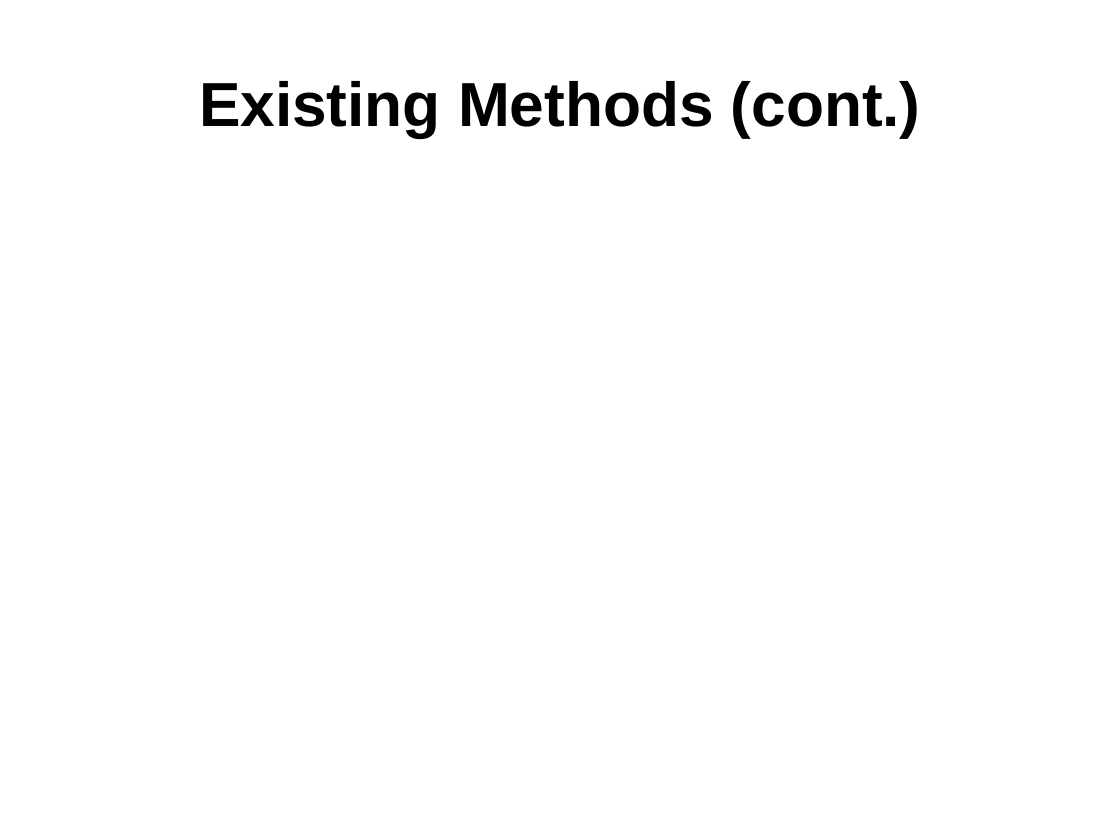
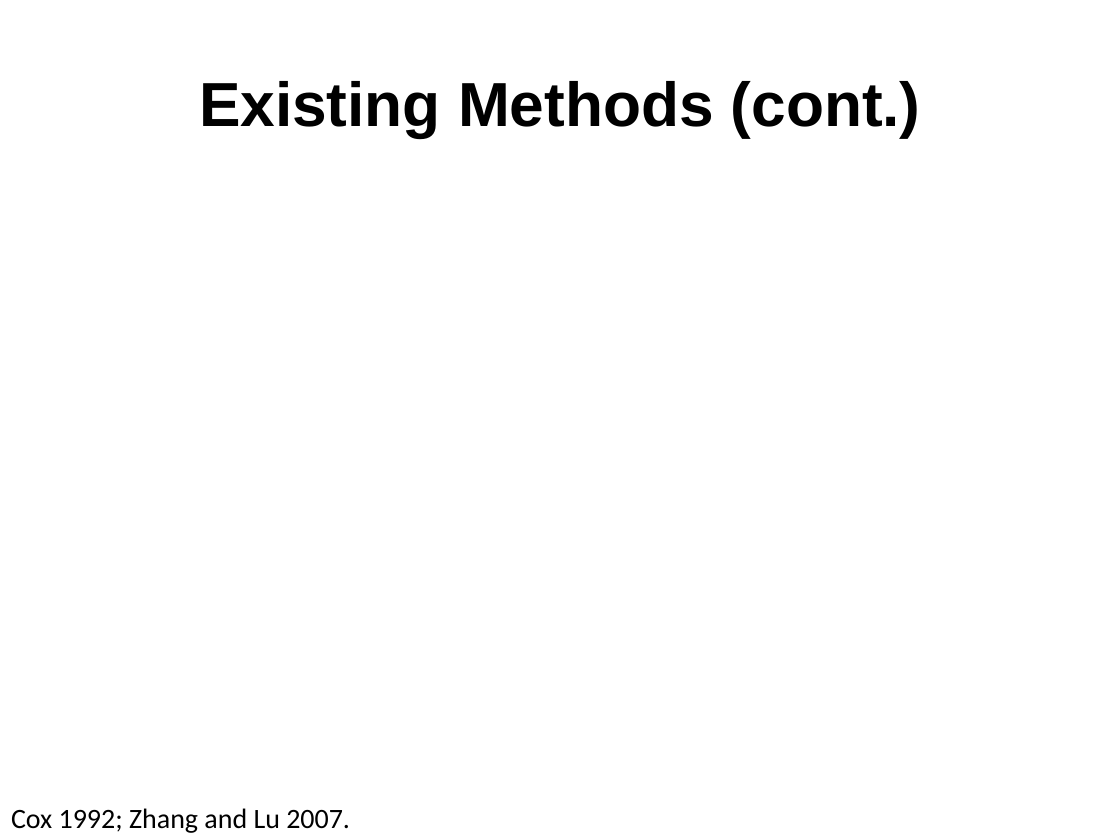
Before and after one commit to rk2900/DRSA, a slide deck: slide 11 of deep-recurrent-survival-analysis.pptx. Drawn at 1120x840 pixels with LibreOffice and Linux fonts; fonts in the diff are those of the drawing; grey boxes stand for pictures; background and template pictures are left out. Boxes give left, top, right and bottom in pixels: in the first picture for what was removed or moved away, otherwise in the second. Text is boxed around its words. In the diff, an @@ line names an element or a change of style, - is before the commit and + after.

```diff
--- a/deep-recurrent-survival-analysis.pptx
+++ b/deep-recurrent-survival-analysis.pptx
@@ text added at (11, 808, 350, 833), 18 pt, text #000000 @@
+Cox 1992; Zhang and Lu 2007.
```
Also in this commit, not shown: 7 other slides changed.
